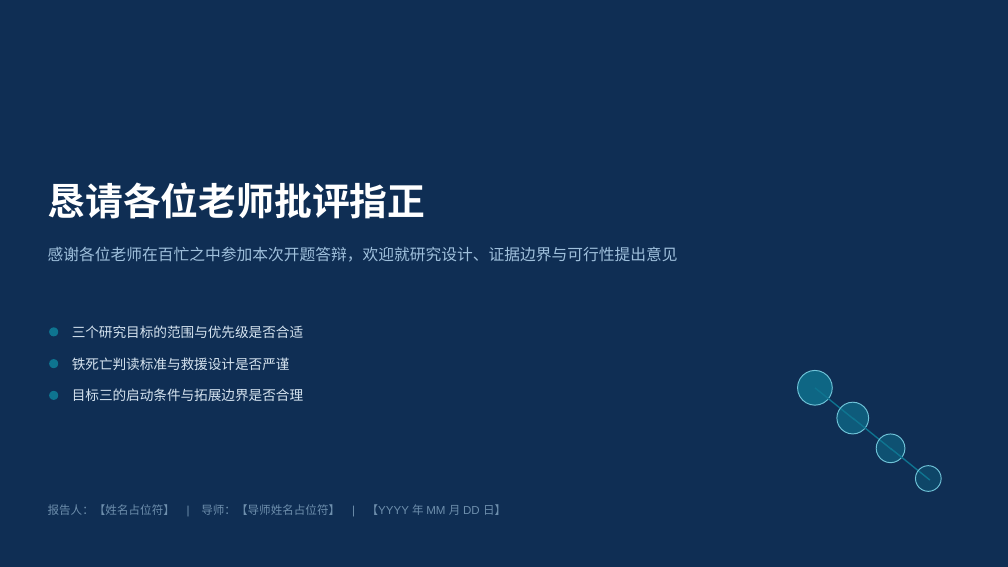
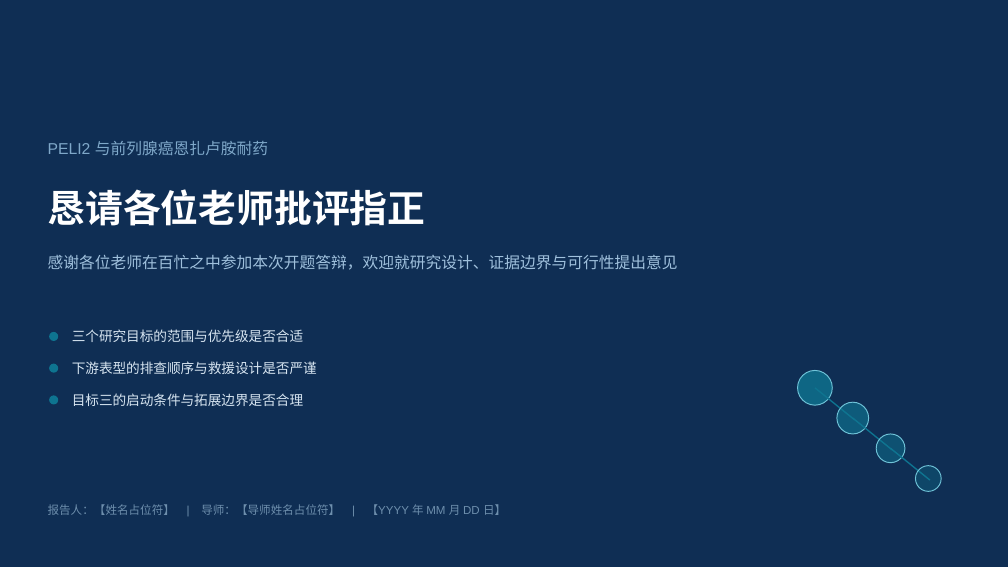
Before and after one commit to query11/test, a slide deck: slide 15 of PELI2开题/PELI2_开题报告.pptx (slide 16 before the commit). Drawn at 1008x567 pixels with LibreOffice and Linux fonts; fonts in the diff are those of the drawing. Boxes give left, top, right and bottom in pixels: in the first picture for what was removed or moved away, otherwise in the second. Text is boxed around its words. In the diff, an @@ line names an element or a change of style, - is before the commit and + after.

```diff
--- a/PELI2开题/PELI2_开题报告.pptx
+++ b/PELI2开题/PELI2_开题报告.pptx
@@ text added at <box>48,141,268,155</box>, 15 pt, text #7FA8C9 @@
+PELI2 与前列腺癌恩扎卢胺耐药
@@ text "恳请各位老师批评指正": place and size @@
-text "恳请各位老师批评指正" at <box>48,182,426,219</box>
+text "恳请各位老师批评指正" at <box>48,189,426,226</box>
@@ text "感谢各位老师在百忙之中参加本次开题答辩，欢迎就研究设计、证据边界与可行性提出意见": place and size @@
-text "感谢各位老师在百忙之中参加本次开题答辩，欢迎就研究设计、证据边界与可行性提出意见" at <box>48,247,678,262</box>
+text "感谢各位老师在百忙之中参加本次开题答辩，欢迎就研究设计、证据边界与可行性提出意见" at <box>48,255,678,270</box>
@@ text at <box>72,361,317,374</box>: text changed @@
-铁死亡判读标准与救援设计是否严谨
+下游表型的排查顺序与救援设计是否严谨
@@ 3 ellipses, 2 texts: place and size @@
-3 ellipses, 2 texts at <box>49,325,303,401</box>
+3 ellipses, 2 texts at <box>49,329,303,406</box>
```
Also in this commit, not shown: 5 other slides changed, 8 slides added, 11 slides removed, 2 other files.
